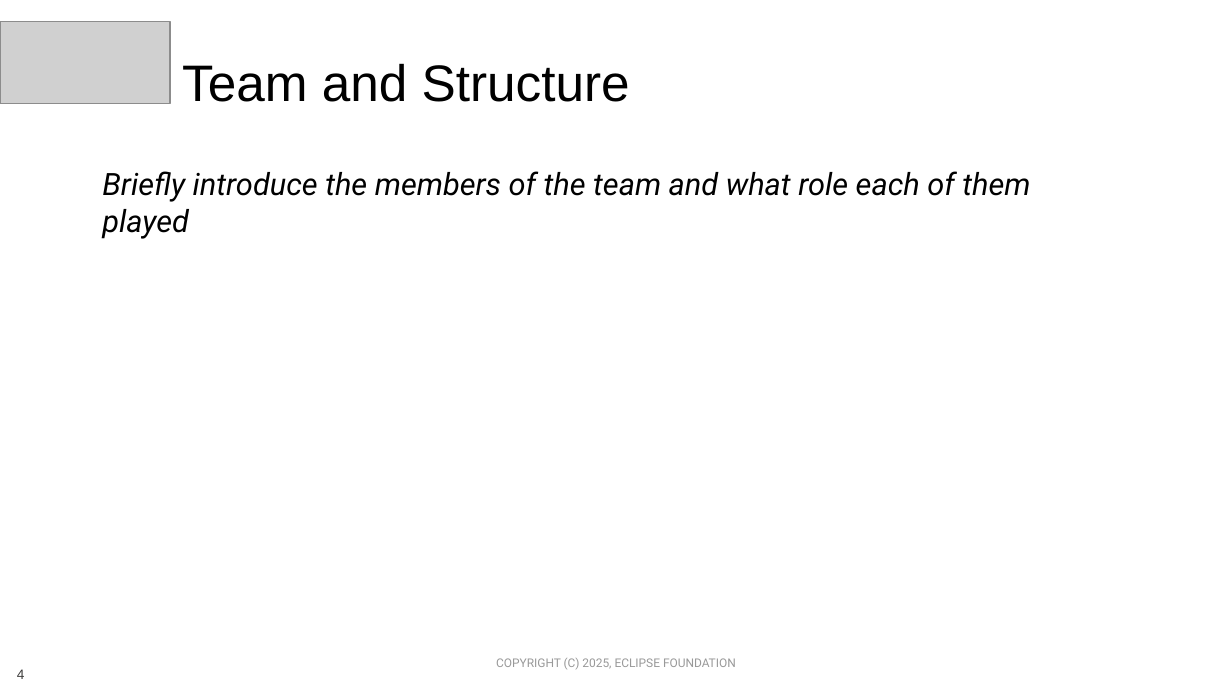
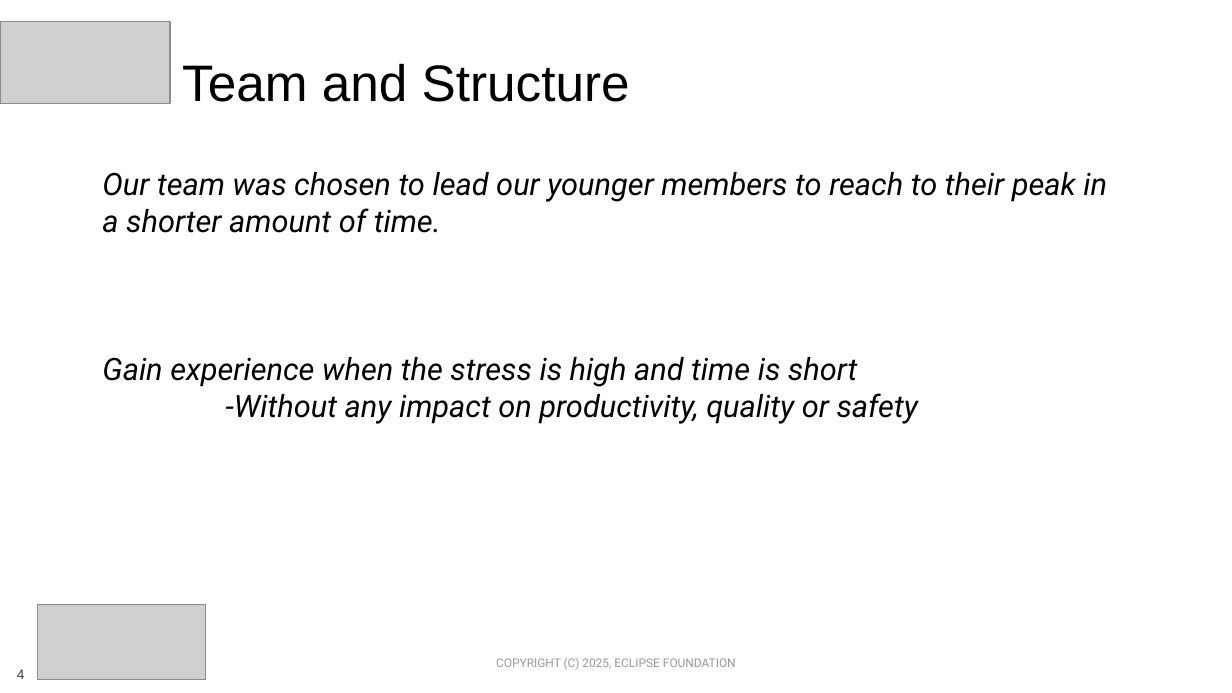
Before and after one commit to Eclipse-SDV-Hackathon-Chapter-Three/criticallites, a slide deck: slide 4 of SDV Hackathon 2025 - Pitching Slides Template.pptx. Drawn at 1232x693 pixels with LibreOffice and Linux fonts; fonts in the diff are those of the drawing; grey boxes stand for pictures; background and template pictures are left out. Boxes give left, top, right and bottom in pixels: in the first picture for what was removed or moved away, otherwise in the second. Text is boxed around its words. In the diff, an @@ line names an element or a change of style, - is before the commit and + after.

```diff
--- a/SDV Hackathon 2025 - Pitching Slides Template.pptx
+++ b/SDV Hackathon 2025 - Pitching Slides Template.pptx
@@ text at bbox=[102, 172, 1107, 424]: text changed @@
-Briefly introduce the members of the team and what role each of them played
+Our team was chosen to lead our younger members to reach to their peak in a shorter amount of time.
+Gain experience when the stress is high and time is short
+-Without any impact on productivity, quality or safety
@@ picture added at bbox=[38, 605, 206, 680] @@
```
Also in this commit, not shown: 4 other slides changed, 4 slides added, 4 slides removed.
